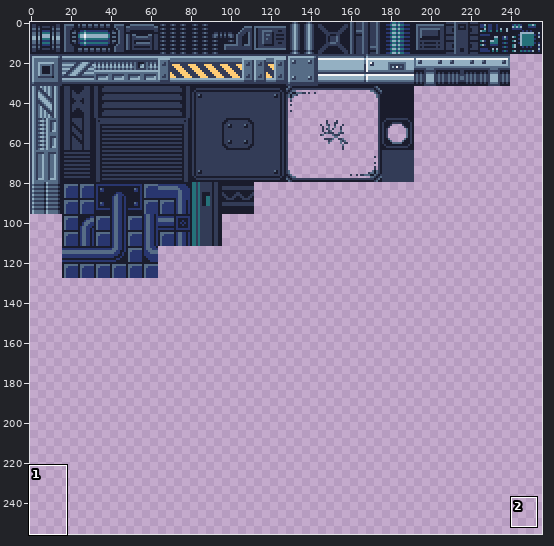
A sprite sheet gets an edit: Assets/Tileset/tile_set.png. The first picture is a wide view before the edit; the outline marks the close-up.
Close-up. Earlier state:
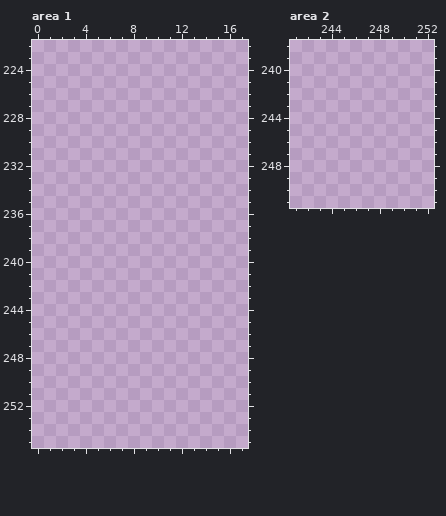
The file is 256x256 pixels. Shown: area 1: x 0..17, y 222..255; area 2: x 241..252, y 238..251. The commit also changed other parts of the picture, which this record leaves out.
The same view after the edit:
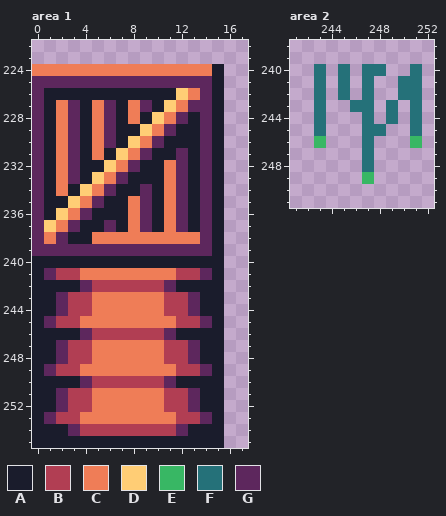
Palette (. is transparent): A #1a1c2c  B #b13e53  C #ef7d57  D #ffcd75  E #38b764  F #257179  G #5d275d
Difference:
--- area 1
@@ x 0..17 @@
 223 ..................
-224 ..................
-225 ..................
-226 ..................
-227 ..................
-228 ..................
-229 ..................
-230 ..................
-231 ..................
-232 ..................
-233 ..................
-234 ..................
-235 ..................
-236 ..................
-237 ..................
-238 ..................
-239 ..................
-240 ..................
-241 ..................
-242 ..................
-243 ..................
-244 ..................
-245 ..................
-246 ..................
-247 ..................
-248 ..................
-249 ..................
-250 ..................
-251 ..................
-252 ..................
-253 ..................
-254 ..................
-255 ..................
+224 CCCCCCCCCCCCCCCA..
+225 GGGGGGGGGGGGGGGA..
+226 GAAAAAAAAAAADCGA..
+227 GACGACGACGADCGGA..
+228 GACGACGACADCGAGA..
+229 GACGACGAADCGAAGA..
+230 GACGACGADCGAAAGA..
+231 GACGACADCGAAGAGA..
+232 GACGAADCGAACGAGA..
+233 GACGADCGAAACGAGA..
+234 GACADCGAAGACGAGA..
+235 GAADCGAACGACGAGA..
+236 GADCGAAACGACGAGA..
+237 GDCGAAGACGACGAGA..
+238 GCGAACCCCCCCCCGA..
+239 GGGGGGGGGGGGGGGA..
+240 AAAAAAAAAAAAAAAA..
+241 AGBBCCCCCCCCBBGA..
+242 AAAAGBBBBBBGAAAA..
+243 AAGBBCCCCCCBBGAA..
+244 AAGBBCCCCCCBBGAA..
+245 AGBBCCCCCCCCBBGA..
+246 AAAAGBBBBBBGAAAA..
+247 AAGBBCCCCCCBBGAA..
+248 AAGBBCCCCCCBBGAA..
+249 AGBBCCCCCCCCBBGA..
+250 AAAAGBBBBBBGAAAA..
+251 AAGBBCCCCCCBBGAA..
+252 AAGBBCCCCCCBBGAA..
+253 AGBBCCCCCCCCBBGA..
+254 AAAGBBBBBBBBGAAA..
+255 AAAAAAAAAAAAAAAA..
--- area 2
@@ x 241..252 @@
 239 ............
-240 ............
-241 ............
-242 ............
-243 ............
-244 ............
-245 ............
-246 ............
-247 ............
-248 ............
-249 ............
+240 ..F.F.FF..F.
+241 ..F.F.F..FF.
+242 ..F.F.F..FF.
+243 ..F..FF.F.F.
+244 ..F...F.F.F.
+245 ..F...FF..F.
+246 ..E...F...E.
+247 ......F.....
+248 ......F.....
+249 ......E.....
 250 ............
